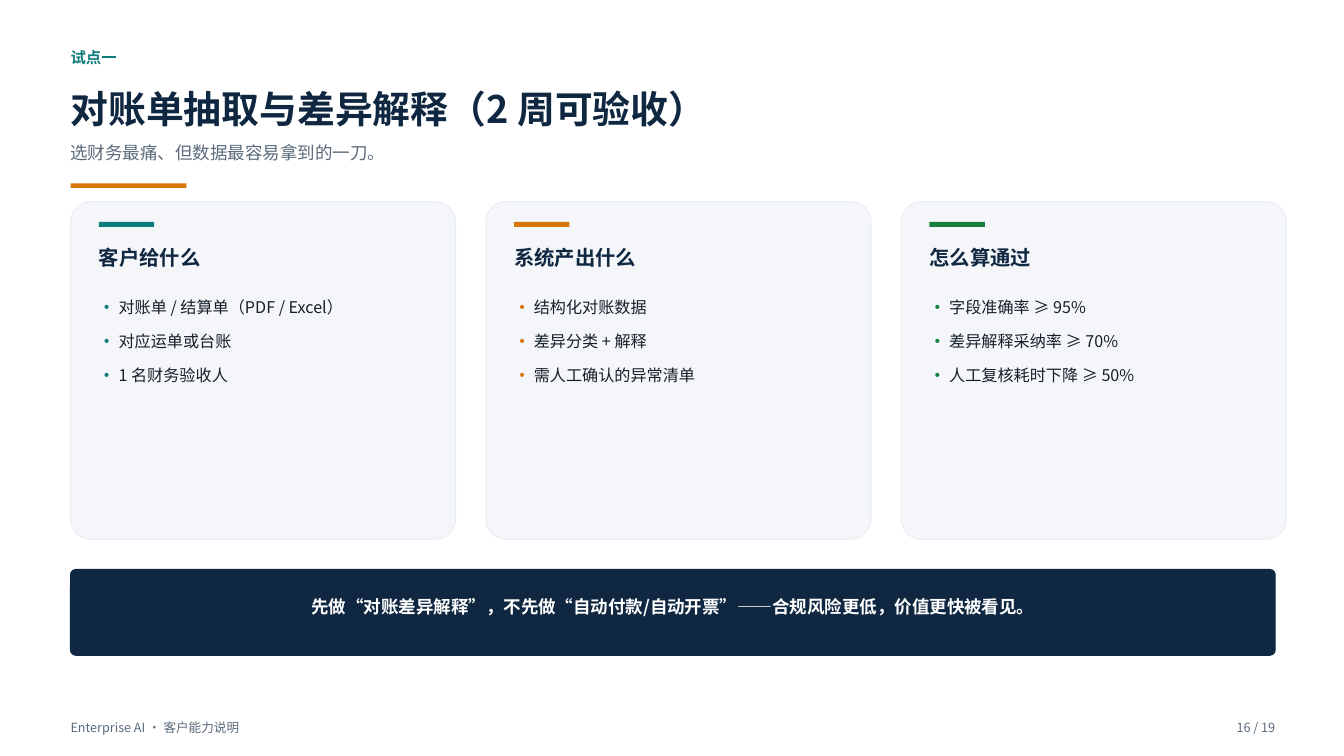
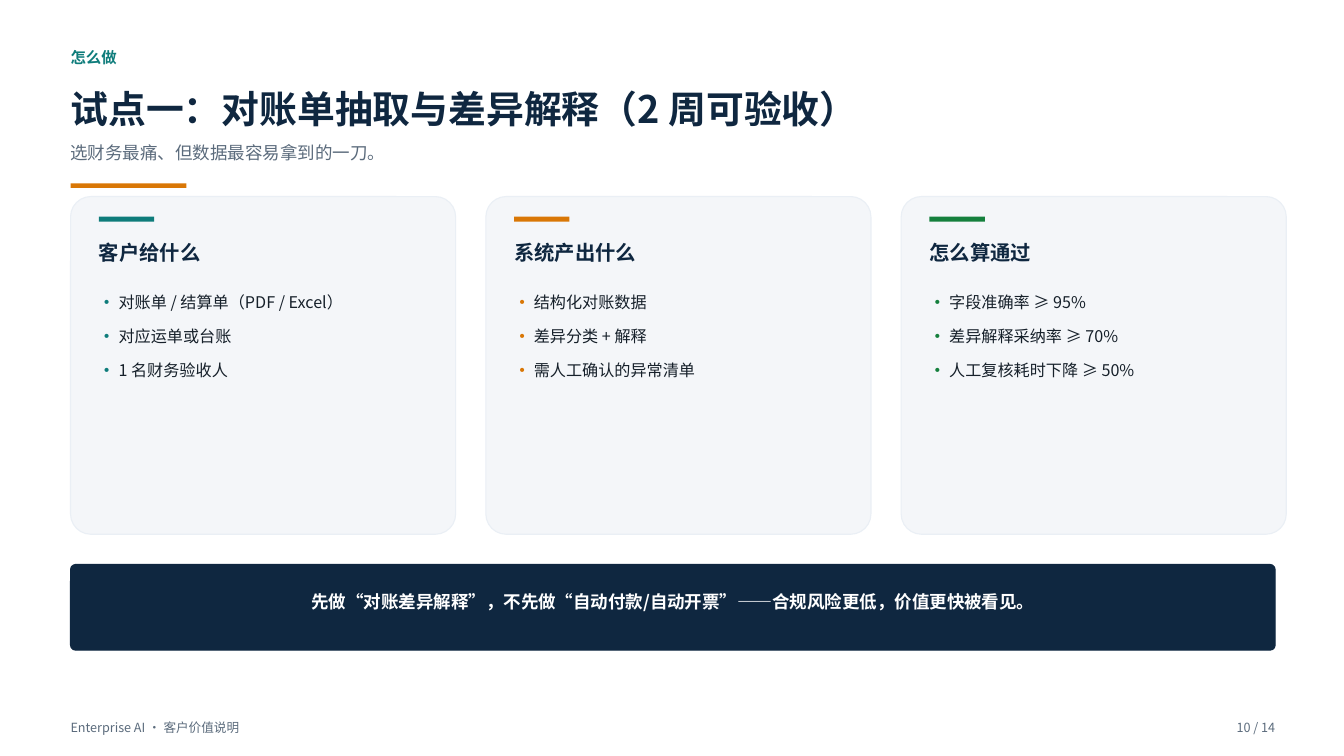
Before and after one commit to roma007/Enterprise-AI, a slide deck: slide 10 of 会客包/reports/客户老板版_系统能力介绍_2026-11-05.pptx (slide 16 before the commit). Drawn at 1344x756 pixels with LibreOffice and Linux fonts; fonts in the diff are those of the drawing. Boxes give left, top, right and bottom in pixels: in the first picture for what was removed or moved away, otherwise in the second. Text is boxed around its words. In the diff, an @@ line names an element or a change of style, - is before the commit and + after.

Commit message:
docs: 重做客户老板版 PPT，聚焦价值与落地

```diff
--- a/会客包/reports/客户老板版_系统能力介绍_2026-11-05.pptx
+++ b/会客包/reports/客户老板版_系统能力介绍_2026-11-05.pptx
@@ text at [71, 50, 117, 65]: text changed @@
-试点一
+怎么做
@@ text at [71, 90, 857, 127]: text changed @@
-对账单抽取与差异解释（2 周可验收）
+试点一：对账单抽取与差异解释（2 周可验收）
@@ 7 texts, 4 rounded rectangles, 3 rectangles: place and size @@
-7 texts, 4 rounded rectangles, 3 rectangles at [71, 202, 1287, 655]
+7 texts, 4 rounded rectangles, 3 rectangles at [71, 197, 1287, 650]
@@ text at [71, 721, 240, 735]: text changed @@
-Enterprise AI · 客户能力说明
+Enterprise AI · 客户价值说明
@@ text at [1237, 722, 1275, 732]: text changed @@
-16 / 19
+10 / 14
```
Also in this commit, not shown: 11 other slides changed, 2 slides added, 7 slides removed, 2 other files.
